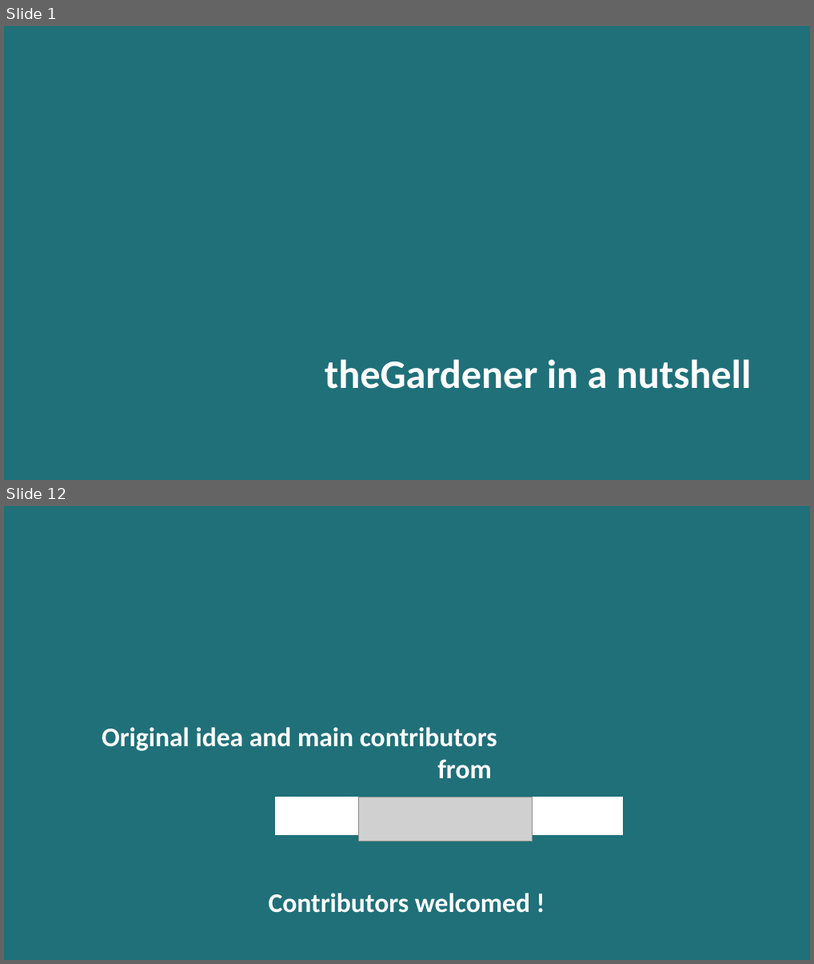
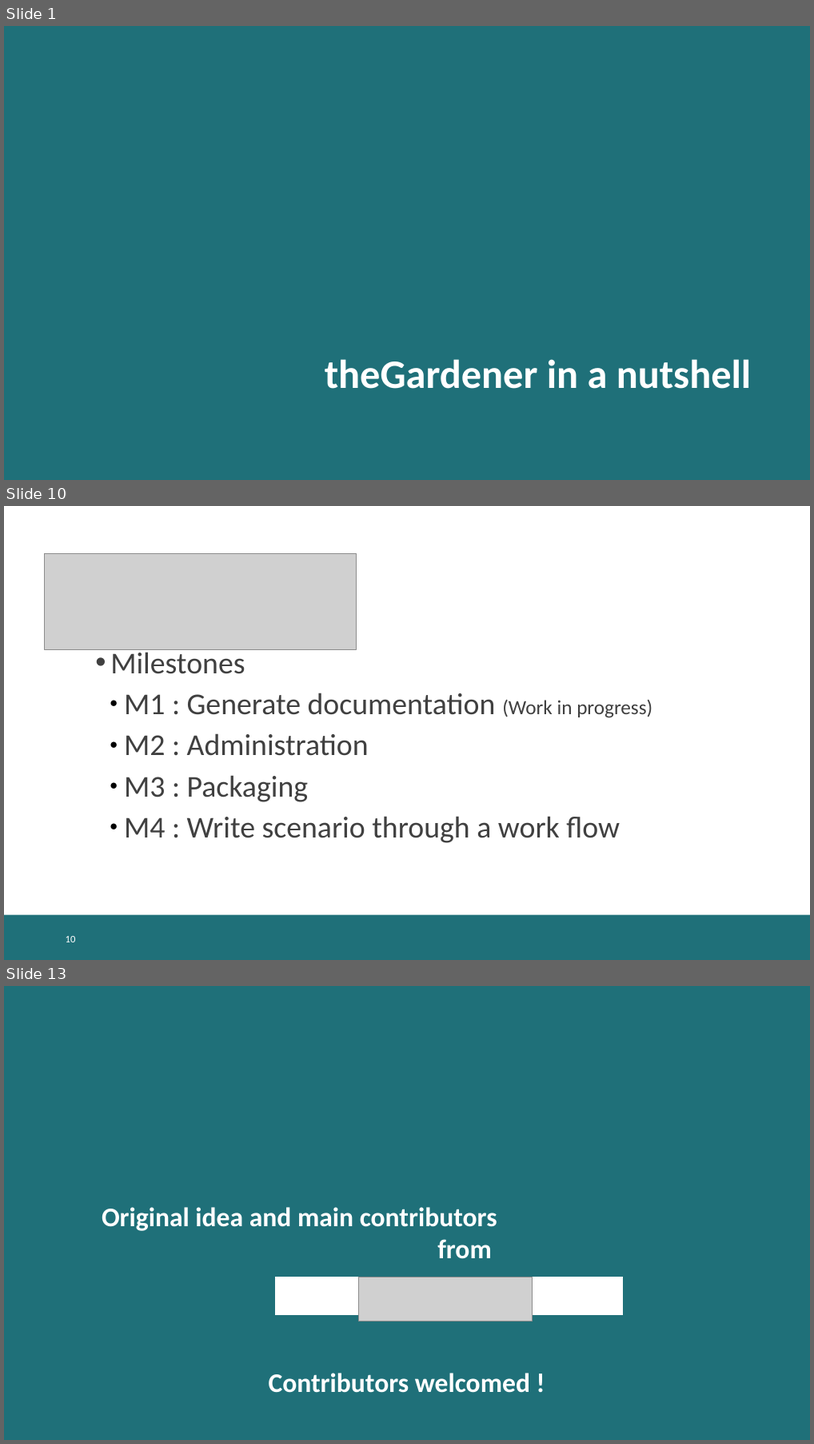
Before and after one commit to KelkooGroup/theGardener, a slide deck: doc/BDD_TheGardener_in_a_nutshell.pptx. Shown one above the other, each under a label of ours: slides 1 and 12 before the commit, slides 1, 10 and 13 after it; the slides between them are not shown. The pictures are 814x964 and 814x1444 pixels, drawn with LibreOffice and Linux fonts; fonts in the diff are those of the drawing; grey boxes stand for pictures; background and template pictures are left out. Boxes give left, top, right and bottom in pixels: in the first picture for what was removed or moved away, otherwise in the second. Text is boxed around its words. In the diff, an @@ line names an element or a change of style, - is before the commit and + after.

Commit message:
Update documentation

```diff
--- a/doc/BDD_TheGardener_in_a_nutshell.pptx
+++ b/doc/BDD_TheGardener_in_a_nutshell.pptx
@@ slide 10 added at box(4, 506, 810, 960), background #FFFFFF; not listed: 1 template element that a slide beside it also shows @@
@@ picture added at box(45, 554, 357, 649) @@
@@ text added at box(110, 648, 653, 843), 36 pt, text #404040 @@
+• Milestones
+  ● M1 : Generate documentation (Work in progress)
+  ● M2 : Administration
+  ● M3 : Packaging
+  ● M4 : Write scenario through a work flow
@@ page number added at box(66, 936, 76, 942), 12 pt, text #FFFFFF @@
+10
@@ what was slide 12 is now slide 13 @@
```
Also in this commit, not shown: 8 slides changed, 2 other slides added, 2 slides removed, 2 other files.
